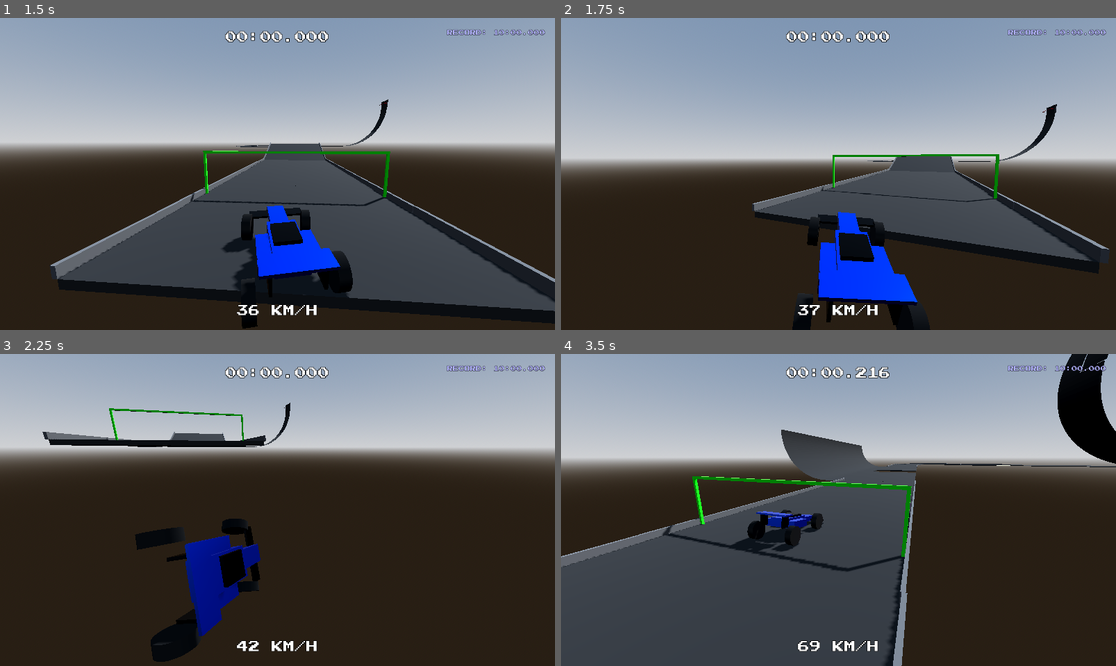
Above: before the commit, frames 1-4 (two rows, left to right).
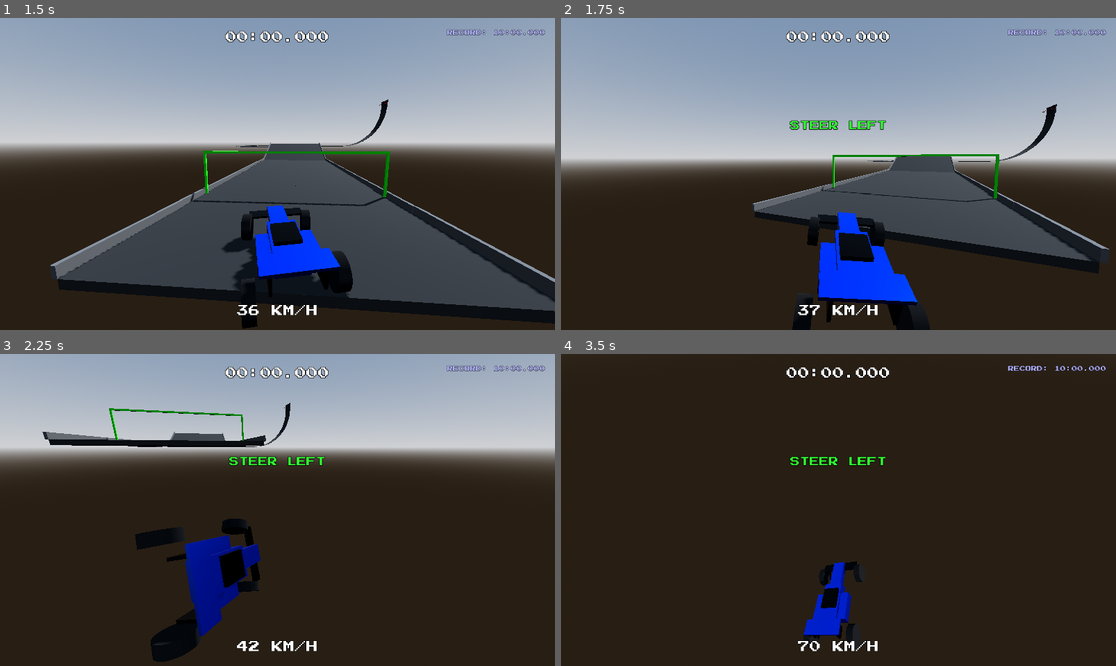
Above: after the commit, the same moments.

Repository: JosePedroDias/godot-trial-maniac
Game: Godot game, scene res://scenes/track1.tscn
Two runs of this game, one before a commit and one after it. Both use one fixed random seed, a clock stepped at 60 frames per second and the inputs below.
Inputs:
- Up to frame 1 (1.5 s): hold Right (ui_right) 0.53-1.28 s; hold 1 0.53-1.28 s; tap 2 (next_track) at 0.6 s; hold Down (ui_down) from 1.28 s (still down); tap 1 at 1.35 s
- Up to frame 2 (1.75 s): keep holding Down (ui_down); tap 3 at 1.55 s
- Up to frame 3 (2.25 s): release Down (ui_down) at 2.03 s; hold Right (ui_right) from 2.03 s (still down); hold 3 from 2.03 s (still down)
- Up to frame 4 (3.5 s): tap 0 at 2.3, 2.85 s; release Right (ui_right) at 2.78 s; release 3 at 2.78 s; hold Up (ui_up) from 2.78 s (still down); tap 2 (next_track) at 3.05 s

Frame 1 is identical in both runs. In frame 2, 0.4% of the frame differs, in the area x 41-59%, y 32-36%; in frame 3, 0.3%; in frame 4, 70%, in the area x 0-100%, y 0-100%.

Commit message:
joypad calibration

Diff:
--- a/project.godot
+++ b/project.godot
@@ -26,6 +26,8 @@
 "events": [Object(InputEventKey,"resource_local_to_scene":false,"resource_name":"","device":0,"window_id":0,"alt_presse …(194 unchanged characters)…
 , Object(InputEventJoypadButton,"resource_local_to_scene":false,"resource_name":"","device":-1,"button_index":0,"pressure":0.0,"pressed":false,"script":null)
 , Object(InputEventJoypadMotion,"resource_local_to_scene":false,"resource_name":"","device":-1,"axis":1,"axis_value":-1.0,"script":null)
+, Object(InputEventJoypadMotion,"resource_local_to_scene":false,"resource_name":"","device":-1,"axis":5,"axis_value":1.0,"script":null)
+, Object(InputEventJoypadMotion,"resource_local_to_scene":false,"resource_name":"","device":-1,"axis":3,"axis_value":-1.0,"script":null)
 ]
 }
 ui_down={
@@ -33,18 +35,22 @@
 "events": [Object(InputEventKey,"resource_local_to_scene":false,"resource_name":"","device":0,"window_id":0,"alt_presse …(194 unchanged characters)…
 , Object(InputEventJoypadButton,"resource_local_to_scene":false,"resource_name":"","device":-1,"button_index":1,"pressure":0.0,"pressed":false,"script":null)
 , Object(InputEventJoypadMotion,"resource_local_to_scene":false,"resource_name":"","device":-1,"axis":1,"axis_value":1.0,"script":null)
+, Object(InputEventJoypadMotion,"resource_local_to_scene":false,"resource_name":"","device":-1,"axis":4,"axis_value":1.0,"script":null)
+, Object(InputEventJoypadMotion,"resource_local_to_scene":false,"resource_name":"","device":-1,"axis":3,"axis_value":1.0,"script":null)
 ]
 }
 ui_left={
 "deadzone": 0.5,
 "events": [Object(InputEventKey,"resource_local_to_scene":false,"resource_name":"","device":0,"window_id":0,"alt_presse …(194 unchanged characters)…
 , Object(InputEventJoypadMotion,"resource_local_to_scene":false,"resource_name":"","device":-1,"axis":0,"axis_value":-1.0,"script":null)
+, Object(InputEventJoypadMotion,"resource_local_to_scene":false,"resource_name":"","device":-1,"axis":2,"axis_value":-1.0,"script":null)
 ]
 }
 ui_right={
 "deadzone": 0.5,
 "events": [Object(InputEventKey,"resource_local_to_scene":false,"resource_name":"","device":0,"window_id":0,"alt_presse …(194 unchanged characters)…
 , Object(InputEventJoypadMotion,"resource_local_to_scene":false,"resource_name":"","device":-1,"axis":0,"axis_value":1.0,"script":null)
+, Object(InputEventJoypadMotion,"resource_local_to_scene":false,"resource_name":"","device":-1,"axis":2,"axis_value":1.0,"script":null)
 ]
 }
 restart={
--- a/scenes/hud.tscn
+++ b/scenes/hud.tscn
@@ -29,6 +29,13 @@
 font_size = 12
 font_color = Color(0.7, 0.7, 1, 1)
 outline_size = 2
+outline_color = Color(0, 0, 0, 1)
+
+[sub_resource type="LabelSettings" id="LabelSettings_binding"]
+font = ExtResource("2_font")
+font_size = 20
+font_color = Color(0.2, 1, 0.2, 1)
+outline_size = 4
 outline_color = Color(0, 0, 0, 1)
 
 [node name="HUD" type="CanvasLayer"]
@@ -85,6 +92,25 @@
 horizontal_alignment = 2
 vertical_alignment = 1
 
+[node name="BindingLabel" type="Label" parent="Control"]
+visible = false
+layout_mode = 1
+anchors_preset = 8
+anchor_left = 0.5
+anchor_top = 0.5
+anchor_right = 0.5
+anchor_bottom = 0.5
+offset_left = -300.0
+offset_top = -150.0
+offset_right = 300.0
+offset_bottom = -50.0
+grow_horizontal = 2
+grow_vertical = 2
+text = "MOVE STEERING AXIS"
+label_settings = SubResource("LabelSettings_binding")
+horizontal_alignment = 1
+vertical_alignment = 1
+
 [node name="FinishLabel" type="Label" parent="Control"]
 visible = false
 layout_mode = 1
--- a/scripts/car_controller.gd
+++ b/scripts/car_controller.gd
@@ -186,8 +186,43 @@
 			gm.reset_race()
 		return
 
-	engine_input = Input.get_axis("ui_down", "ui_up")
-	steering_input = lerp(steering_input, Input.get_axis("ui_right", "ui_left"), steering_speed * delta)
+	# Get Input
+	var kb_engine = Input.get_axis("ui_down", "ui_up")
+	var kb_steer = Input.get_axis("ui_right", "ui_left")
+
+	# Combine with custom joypad assignments (v3)
+	if gm:
+		var get_val = func(slot):
+			if slot.dev < 0: return 0.0
+			if slot.get("is_btn", false):
+				return 1.0 if Input.is_joy_button_pressed(slot.dev, slot.btn) else 0.0
+
+			var cur_val = Input.get_joy_axis(slot.dev, slot.axis)
+			var snap = slot.get("snap", 0.0)
+			# Normalize: how much has it moved from its initial snapshot?
+			# We multiply by sign which was also relative to that snapshot.
+			return clamp((cur_val - snap) * slot.sign, 0.0, 1.0)
+
+		var s_left = get_val.call(gm.steer_left)
+		var s_right = get_val.call(gm.steer_right)
+		var t_val = get_val.call(gm.throttle)
+		var b_val = get_val.call(gm.brake)
+
+		# If any joypad binding exists for steering, use it. Otherwise fallback to Input Map.
+		if gm.steer_left.dev >= 0 or gm.steer_right.dev >= 0:
+			# Align with get_axis("ui_right", "ui_left") which is Left - Right
+			var joy_steer_combined = s_left - s_right
+			steering_input = lerp(steering_input, joy_steer_combined, steering_speed * delta * 2.0)
+		else:
+			steering_input = lerp(steering_input, kb_steer, steering_speed * delta)
+
+		if gm.throttle.dev >= 0 or gm.brake.dev >= 0:
+			engine_input = t_val - b_val
+		else:
+			engine_input = kb_engine
+	else:
+		engine_input = kb_engine
+		steering_input = lerp(steering_input, kb_steer, steering_speed * delta)
 
 	var on_ground = false
 	var is_on_sticky = false
--- a/scripts/game_manager.gd
+++ b/scripts/game_manager.gd
@@ -1,6 +1,6 @@
 extends Node
 
-enum RaceState { PRE_START, RACING, FINISHED }
+enum RaceState { PRE_START, RACING, FINISHED, BINDING }
 
 var current_state = RaceState.PRE_START
 var start_time = 0.0
@@ -10,63 +10,151 @@
 
 var tracks = ["res://scenes/track1.tscn", "res://scenes/track2.tscn"]
 var current_track_index = 0
-var highscores = {} # track_path: best_time
-const SAVE_PATH = "user://highscores.json"
+var highscores = {}
+const SAVE_PATH = "user://game_data.json"
+
+# Input Assignments v3
+var steer_left = {"dev": -1, "axis": 0, "sign": -1, "btn": -1, "is_btn": false, "snap": 0.0}
+var steer_right = {"dev": -1, "axis": 0, "sign": 1, "btn": -1, "is_btn": false, "snap": 0.0}
+var throttle = {"dev": -1, "axis": 5, "sign": 1, "btn": -1, "is_btn": false, "snap": 0.0}
+var brake = {"dev": -1, "axis": 4, "sign": 1, "btn": -1, "is_btn": false, "snap": 0.0}
 
 signal state_changed(new_state)
 signal time_updated(new_time)
 signal speed_updated(new_speed)
 signal record_updated(record_time)
 signal sfx_toggled(is_enabled)
+signal binding_step_changed(step_text)
+
+var _binding_step = 0
+var _binding_steps = ["STEER LEFT", "STEER RIGHT", "THROTTLE", "BRAKE"]
+
+# 0: Wait for Silence, 1: Listen for Motion, 2: Wait for Release
+var _bind_substate = 0
+var _resting_snapshots = {}
+var _captured_input = null
+
+func start_binding():
+	current_state = RaceState.BINDING
+	_binding_step = 0
+	_bind_substate = 0
+	state_changed.emit(current_state)
+	print("Binding started. Phase: Wait for Silence")
+
+func _process(delta):
+	if current_state == RaceState.RACING:
+		race_time = (Time.get_ticks_msec() / 1000.0) - start_time
+		time_updated.emit(race_time)
+
+	if current_state == RaceState.BINDING:
+		_process_binding_machine()
+
+	_handle_global_input()
+
+func _process_binding_machine():
+	match _bind_substate:
+		0: # WAIT FOR TOTAL SILENCE
+			binding_step_changed.emit("RELEASE ALL")
+			if _is_all_neutral_global():
+				_take_resting_snapshot()
+				_bind_substate = 1
+				binding_step_changed.emit(_binding_steps[_binding_step])
+				print("Step ", _binding_step, ": Snapshot taken. Listening...")
+
+		1: # LISTEN FOR MOTION
+			var input = _get_active_input()
+			if input:
+				_apply_step_data(input)
+				_captured_input = input
+				_bind_substate = 2
+				binding_step_changed.emit("RELEASE")
+				print("Captured: ", input)
+
+		2: # WAIT FOR RELEASE OF CAPTURED INPUT
+			if _is_input_neutral(_captured_input):
+				_binding_step += 1
+				if _binding_step < _binding_steps.size():
+					_bind_substate = 0 # Next step, start with silence check
+				else:
+					_complete_binding()
+
+func _is_all_neutral_global() -> bool:
+	for d in Input.get_connected_joypads():
+		for a in range(8):
+			if abs(Input.get_joy_axis(d, a)) > 0.2: return false
+		for b in range(16):
+			if Input.is_joy_button_pressed(d, b): return false
+	return true
+
+func _take_resting_snapshot():
+	_resting_snapshots.clear()
+	for d in Input.get_connected_joypads():
+		var axes = {}
+		for a in range(8): axes[a] = Input.get_joy_axis(d, a)
+		_resting_snapshots[d] = axes
+
+func _get_active_input():
+	for d in Input.get_connected_joypads():
+		for a in range(8):
+			var rest = _resting_snapshots.get(d, {}).get(a, 0.0)
+			var cur = Input.get_joy_axis(d, a)
+			var diff = cur - rest
+			if abs(diff) > 0.7:
+				return {
+					"dev": d, "axis": a, "sign": 1 if diff > 0 else -1,
+					"btn": -1, "is_btn": false, "snap": rest
+				}
+		for b in range(16):
+			if Input.is_joy_button_pressed(d, b):
+				return {"dev": d, "axis": -1, "sign": 1, "btn": b, "is_btn": true, "snap": 0.0}
+	return null
+
+func _is_input_neutral(input) -> bool:
+	if input.is_btn:
+		return not Input.is_joy_button_pressed(input.dev, input.btn)
+	else:
+		var rest = _resting_snapshots.get(input.dev, {}).get(input.axis, 0.0)
+		var cur = Input.get_joy_axis(input.dev, input.axis)
+		return abs(cur - rest) < 0.2
+
+func _apply_step_data(data):
+	match _binding_step:
+		0: steer_left = data
+		1: steer_right = data
+		2: throttle = data
+		3: brake = data
+
+func _complete_binding():
+	binding_step_changed.emit("SAVED!")
+	current_state = RaceState.PRE_START
+	_save_data()
+	get_tree().create_timer(1.0).timeout.connect(func():
+		binding_step_changed.emit("")
+		state_changed.emit(current_state)
+	)
 
 func _ready():
-	_load_highscores()
-	current_state = RaceState.PRE_START
-	# Sync index with current scene
+	_load_data()
+	current_state = RaceState.PRE_START
 	if get_tree().current_scene:
 		var scene_path = get_tree().current_scene.scene_file_path
 		var idx = tracks.find(scene_path)
 		if idx != -1:
 			current_track_index = idx
 			best_time = float(highscores.get(scene_path, 600.0))
-			# Delay slightly to ensure HUD is fully ready and connected
 			get_tree().create_timer(0.1).timeout.connect(_emit_initial_record)
 
 func _emit_initial_record():
 	record_updated.emit(best_time)
 
 func start_race():
-	# Refresh best_time just in case
 	var scene_path = get_tree().current_scene.scene_file_path
 	best_time = float(highscores.get(scene_path, 600.0))
 	record_updated.emit(best_time)
-
 	if current_state != RaceState.RACING:
 		current_state = RaceState.RACING
 		start_time = Time.get_ticks_msec() / 1000.0
 		state_changed.emit(current_state)
-
-func _load_highscores():
-	if FileAccess.file_exists(SAVE_PATH):
-		var file = FileAccess.open(SAVE_PATH, FileAccess.READ)
-		var json_string = file.get_as_text()
-		var json = JSON.new()
-		var error = json.parse(json_string)
-		if error == OK:
-			var data = json.data
-			if data is Dictionary:
-				for k in data:
-					highscores[k] = float(data[k])
-
-	# Ensure defaults
-	for track in tracks:
-		if not highscores.has(track):
-			highscores[track] = 600.0
-
-func _save_highscores():
-	var file = FileAccess.open(SAVE_PATH, FileAccess.WRITE)
-	var json_string = JSON.stringify(highscores)
-	file.store_string(json_string)
 
 func finish_race():
 	if current_state == RaceState.RACING:
@@ -75,12 +163,9 @@
 		if race_time < best_time:
 			best_time = race_time
 			highscores[tracks[current_track_index]] = best_time
-			_save_highscores()
+			_save_data()
 			record_updated.emit(best_time)
-
 		state_changed.emit(current_state)
-
-		# Wait 2 seconds and go to next track
 		await get_tree().create_timer(2.0).timeout
 		if current_state == RaceState.FINISHED:
 			next_track()
@@ -88,7 +173,7 @@
 func next_track():
 	current_track_index = (current_track_index + 1) % tracks.size()
 	var next_path = tracks[current_track_index]
-	best_time = highscores.get(next_path, 600.0)
+	best_time = float(highscores.get(next_path, 600.0))
 	current_state = RaceState.PRE_START
 	get_tree().change_scene_to_file(next_path)
 
@@ -103,36 +188,56 @@
 	sfx_toggled.emit(sfx_enabled)
 	return sfx_enabled
 
-func _process(_delta):
-	if current_state == RaceState.RACING:
-		race_time = (Time.get_ticks_msec() / 1000.0) - start_time
-		time_updated.emit(race_time)
-
-	_handle_global_input()
+func _load_data():
+	if FileAccess.file_exists(SAVE_PATH):
+		var file = FileAccess.open(SAVE_PATH, FileAccess.READ)
+		var json = JSON.new()
+		if json.parse(file.get_as_text()) == OK:
+			var data = json.data
+			if data is Dictionary:
+				if data.has("scores"):
+					var scores = data.scores
+					for k in scores: highscores[k] = float(scores[k])
+				if data.has("input_v3"):
+					var input = data.input_v3
+					steer_left = input.get("steer_left", steer_left)
+					steer_right = input.get("steer_right", steer_right)
+					throttle = input.get("throttle", throttle)
+					brake = input.get("brake", brake)
+	for track in tracks:
+		if not highscores.has(track):
+			highscores[track] = 600.0
+
+func _save_data():
+	var file = FileAccess.open(SAVE_PATH, FileAccess.WRITE)
+	var data = {
+		"scores": highscores,
+		"input_v3": {
+			"steer_left": steer_left,
+			"steer_right": steer_right,
+			"throttle": throttle,
+			"brake": brake
+		}
+	}
+	file.store_string(JSON.stringify(data))
 
 func _handle_global_input():
-	if Input.is_action_just_pressed("restart"):
-		reset_race()
-
-	if Input.is_key_pressed(KEY_1):
-		if not _key_states.get(KEY_1, false):
-			toggle_sfx()
-		_key_states[KEY_1] = true
-	else:
-		_key_states[KEY_1] = false
-
-	if Input.is_action_just_pressed("next_track"):
-		next_track()
-
-	if Input.is_key_pressed(KEY_0):
-		if not _key_states.get(KEY_0, false):
-			_toggle_fullscreen()
-		_key_states[KEY_0] = true
-	else:
-		_key_states[KEY_0] = false
-
-	if Input.is_action_just_pressed("ui_cancel"):
-		get_tree().quit()
+	if current_state == RaceState.BINDING:
+		if Input.is_key_pressed(KEY_ESCAPE):
+			current_state = RaceState.PRE_START
+			binding_step_changed.emit("")
+			state_changed.emit(current_state)
+		return
+
+	if Input.is_action_just_pressed("restart"): reset_race()
+	if Input.is_key_pressed(KEY_1) and not _key_states.get(KEY_1, false): toggle_sfx()
+	_key_states[KEY_1] = Input.is_key_pressed(KEY_1)
+	if Input.is_action_just_pressed("next_track"): next_track()
+	if Input.is_key_pressed(KEY_3) and not _key_states.get(KEY_3, false): start_binding()
+	_key_states[KEY_3] = Input.is_key_pressed(KEY_3)
+	if Input.is_key_pressed(KEY_0) and not _key_states.get(KEY_0, false): _toggle_fullscreen()
+	_key_states[KEY_0] = Input.is_key_pressed(KEY_0)
+	if Input.is_action_just_pressed("ui_cancel"): get_tree().quit()
 
 var _key_states = {}
 
--- a/scripts/hud.gd
+++ b/scripts/hud.gd
@@ -4,6 +4,7 @@
 @onready var finish_label = $Control/FinishLabel
 @onready var speed_label = $Control/SpeedLabel
 @onready var record_label = $Control/RecordLabel
+@onready var binding_label = $Control/BindingLabel
 
 func _ready():
 	var gm = get_node_or_null("/root/GameManager")
@@ -12,7 +13,16 @@
 		gm.state_changed.connect(_on_state_changed)
 		gm.speed_updated.connect(_on_speed_updated)
 		gm.record_updated.connect(_on_record_updated)
+		gm.binding_step_changed.connect(_on_binding_step_changed)
 	finish_label.hide()
+	binding_label.hide()
+
+func _on_binding_step_changed(step_text):
+	if step_text == "":
+		binding_label.hide()
+	else:
+		binding_label.text = step_text
+		binding_label.show()
 
 func _on_record_updated(record):
 	var gm = get_node_or_null("/root/GameManager")
Not shown: 1 places in scenes/hud.tscn that only renumber resources
Not shown, changed: README.md
